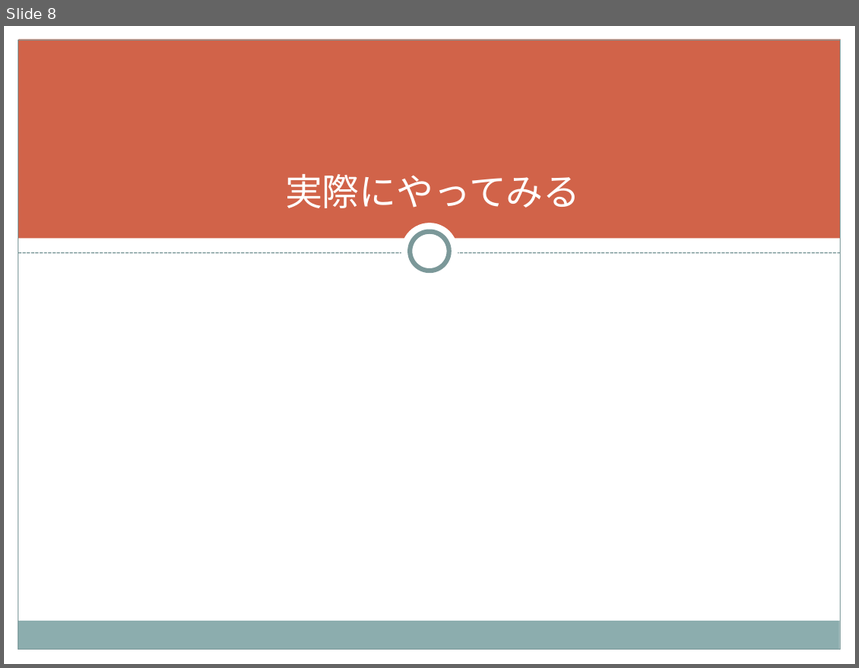
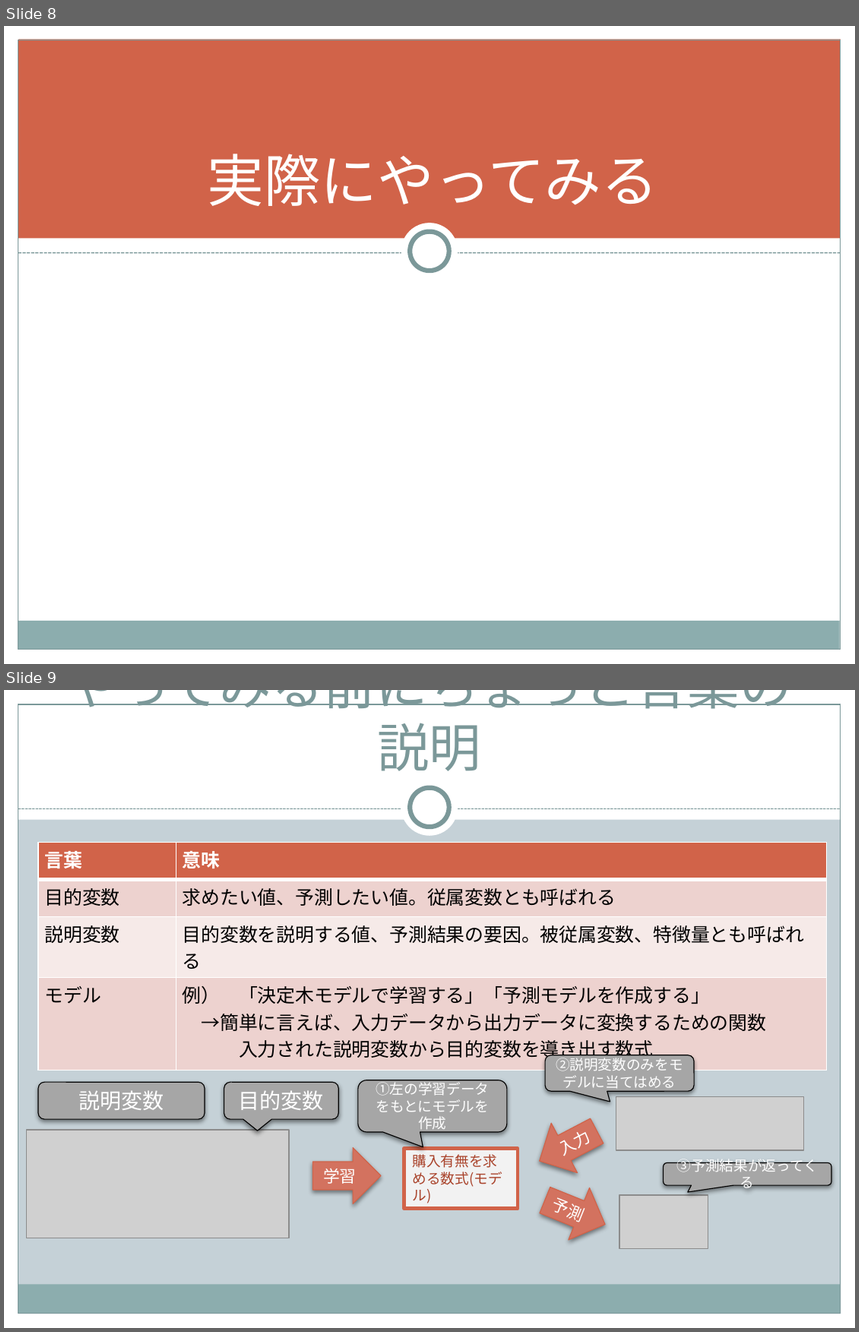
Before and after one commit to StudyGroupPT/1130, a slide deck: doc/勉強会_titanic.pptx. Shown one above the other, each under a label of ours: slide 8 before the commit, slides 8 and 9 after it. The pictures are 859x668 and 859x1332 pixels, drawn with LibreOffice and Linux fonts; fonts in the diff are those of the drawing; grey boxes stand for pictures. Boxes give left, top, right and bottom in pixels: in the first picture for what was removed or moved away, otherwise in the second. Text is boxed around its words. In the diff, an @@ line names an element or a change of style, - is before the commit and + after.

```diff
--- a/doc/勉強会_titanic.pptx
+++ b/doc/勉強会_titanic.pptx
@@ slide 9 added at [4, 690, 855, 1328], background #C5D1D7; not listed: 3 template elements that a slide beside it also shows @@
@@ rectangle added at [4, 690, 855, 819], fill #FFFFFF @@
@@ rectangle added at [4, 690, 18, 1328], fill #FFFFFF @@
@@ title added at [66, 690, 792, 771], 44 pt, text #7C999A @@
+やってみる前にちょっと言葉の説明
@@ rectangle added at [841, 690, 855, 1328], fill #FFFFFF @@
@@ ellipse added at [401, 780, 458, 837], fill #FFFFFF @@
@@ ellipse added at [410, 788, 449, 827], fill #FFFFFF, outline #7C999A 4 pt @@
@@ line added from (18, 809) to (841, 809), #7C999A 0.75 pt dashed @@
@@ table added at [38, 842, 826, 1065], 4 rows, 2 columns @@
+言葉 | 意味
+目的変数 | 求めたい値、予測したい値。従属変数とも呼ばれる
+説明変数 | 目的変数を説明する値、予測結果の要因。被従属変数、特徴量とも呼ばれる
+モデル | 例） 「決定木モデルで学習する」「予測モデルを作成する」 / →簡単に言えば、入力データから出力データに変換するための関数 / 入力された説明変数から目的変数を導き出す数式
@@ rounded speech box added at [545, 1055, 694, 1091], fill #A6A6A6, outline #000000 0.75 pt, 12 pt, text #FFFFFF @@
+②説明変数のみをモデルに当てはめる
@@ rounded rectangle added at [38, 1082, 204, 1120], fill #A6A6A6, outline #000000 0.75 pt, 18 pt, text #FFFFFF @@
+説明変数
@@ rounded speech box added at [224, 1082, 338, 1120], fill #A6A6A6, outline #000000 0.75 pt, 18 pt, text #FFFFFF @@
+目的変数
@@ rounded speech box added at [358, 1081, 507, 1132], fill #A6A6A6, outline #000000 0.75 pt, 12 pt, text #FFFFFF @@
+①左の学習データをもとにモデルを作成
@@ picture added at [616, 1097, 804, 1151] @@
@@ right arrow added at [527, 1106, 610, 1186], fill #D4725F, outline #D16349 0.75 pt, 14 pt, text #FFFFFF @@
+入力
@@ picture added at [26, 1130, 288, 1238] @@
@@ right arrow added at [313, 1148, 381, 1204], fill #D4725F, outline #D16349 0.75 pt, 14 pt, text #FFFFFF @@
+学習
@@ rectangle added at [404, 1149, 518, 1209], fill #F2F2F2, outline #D16349 3 pt, 12 pt, text #A9432B @@
+購入有無を求める数式(モデル)
@@ rounded speech box added at [664, 1163, 832, 1186], fill #A6A6A6, outline #000000 0.75 pt, 12 pt, text #FFFFFF @@
+③予測結果が返ってくる
@@ right arrow added at [534, 1174, 616, 1251], fill #D4725F, outline #D16349 0.75 pt, 14 pt, text #FFFFFF @@
+予測
@@ picture added at [620, 1195, 708, 1249] @@
@@ slide 8 changed as well @@
@@ title "実際にやってみる" at [208, 154, 658, 206]: size 31.5 to 48 pt, font Cambria to Noto Sans CJK JP @@
```
Also in this commit, not shown: 13 other slides changed.
